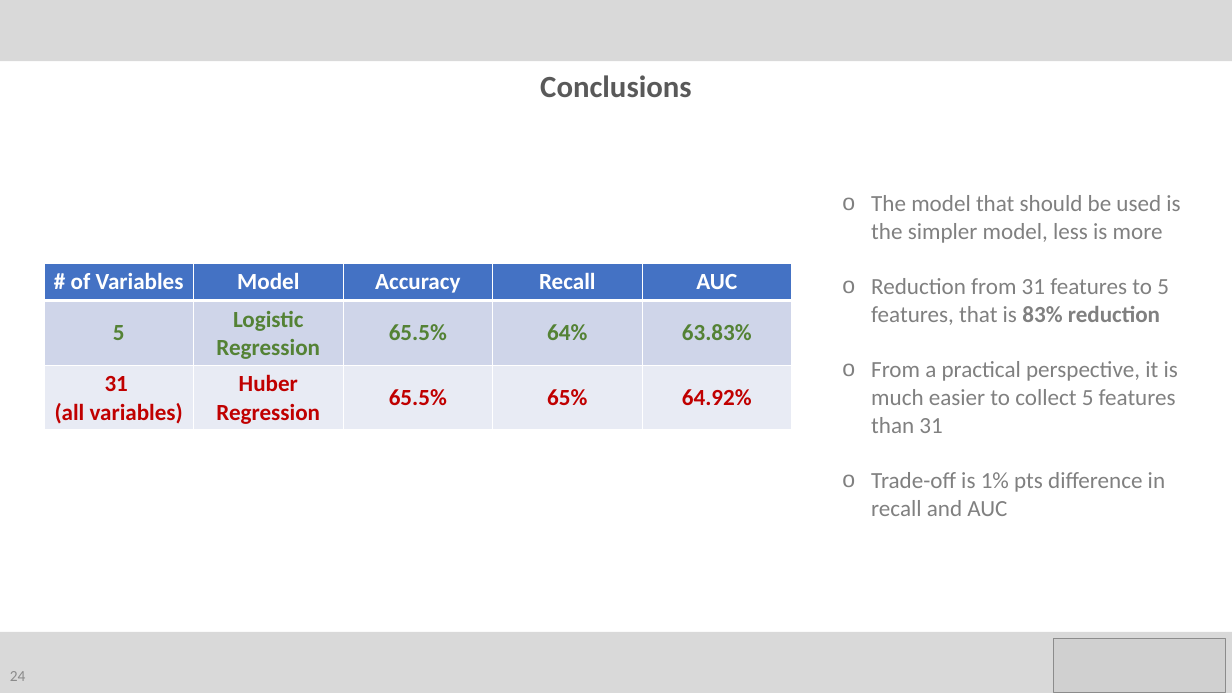
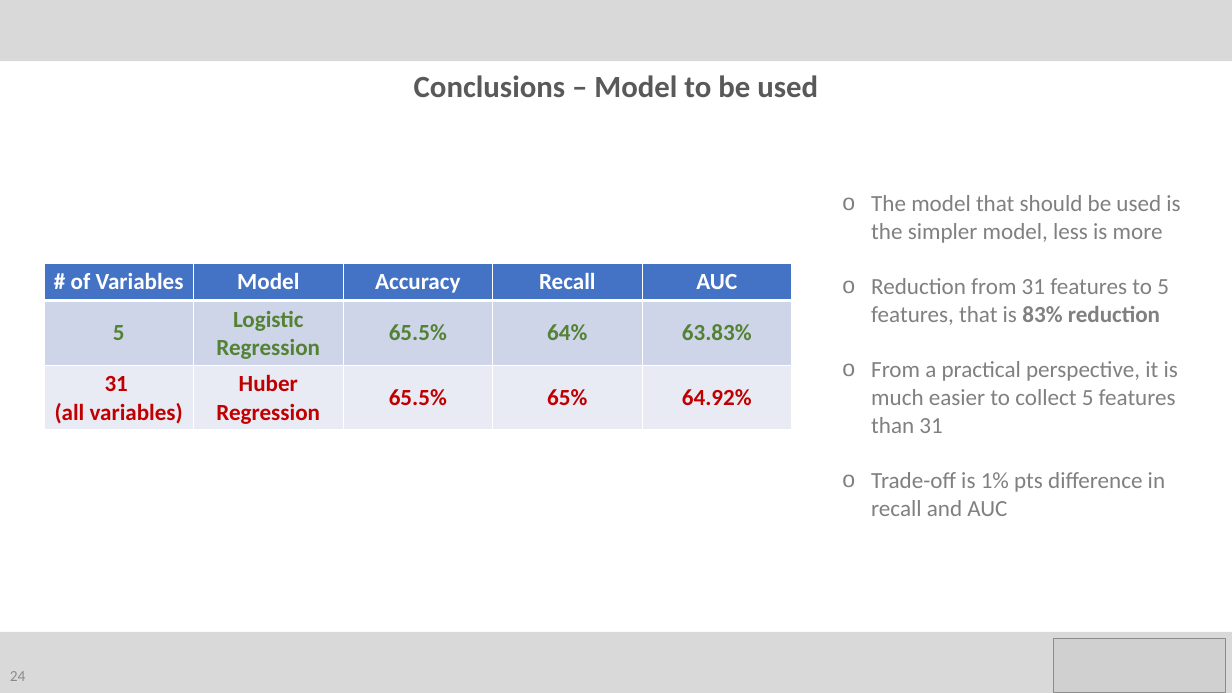
Before and after one commit to ah12068/fca-takehome-test, a slide deck: slide 24 of reports/FCA_presentation.pptx. Drawn at 1232x693 pixels with LibreOffice and Linux fonts; fonts in the diff are those of the drawing; grey boxes stand for pictures. Boxes give left, top, right and bottom in pixels: in the first picture for what was removed or moved away, otherwise in the second. Text is boxed around its words. In the diff, an @@ line names an element or a change of style, - is before the commit and + after.

```diff
--- a/reports/FCA_presentation.pptx
+++ b/reports/FCA_presentation.pptx
@@ text at <box>414,75,818,97</box>: text changed @@
-Conclusions
+Conclusions – Model to be used
```
Also in this commit, not shown: 1 other slide changed, 1 slide added, 1 other file.
